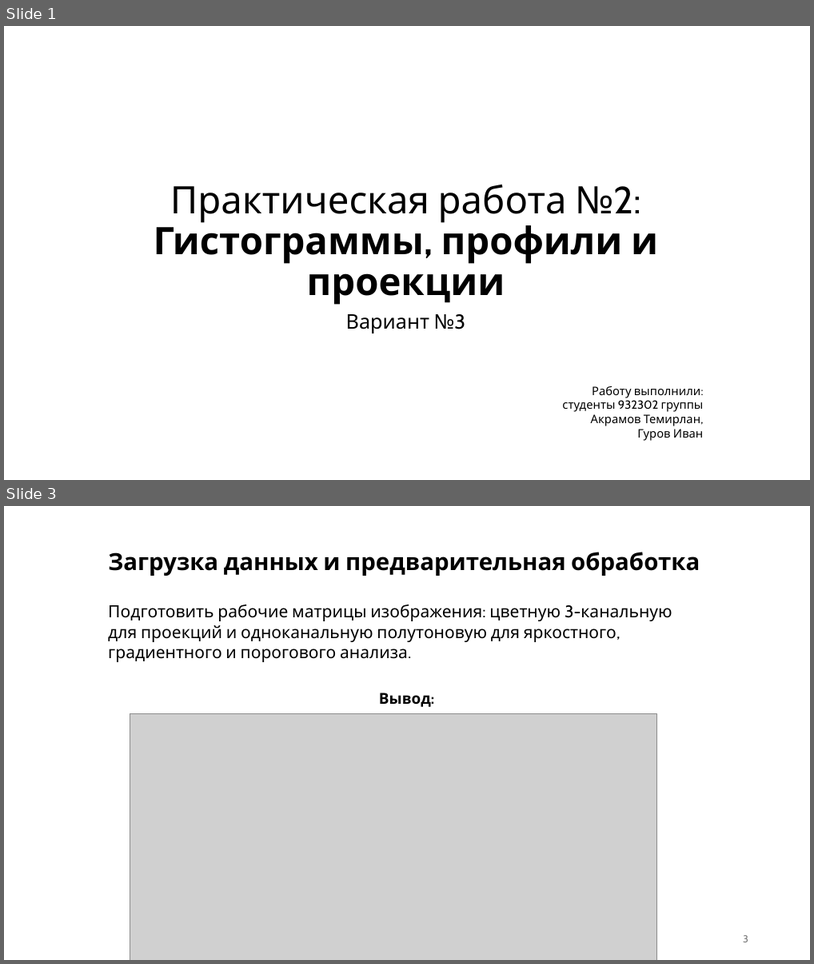
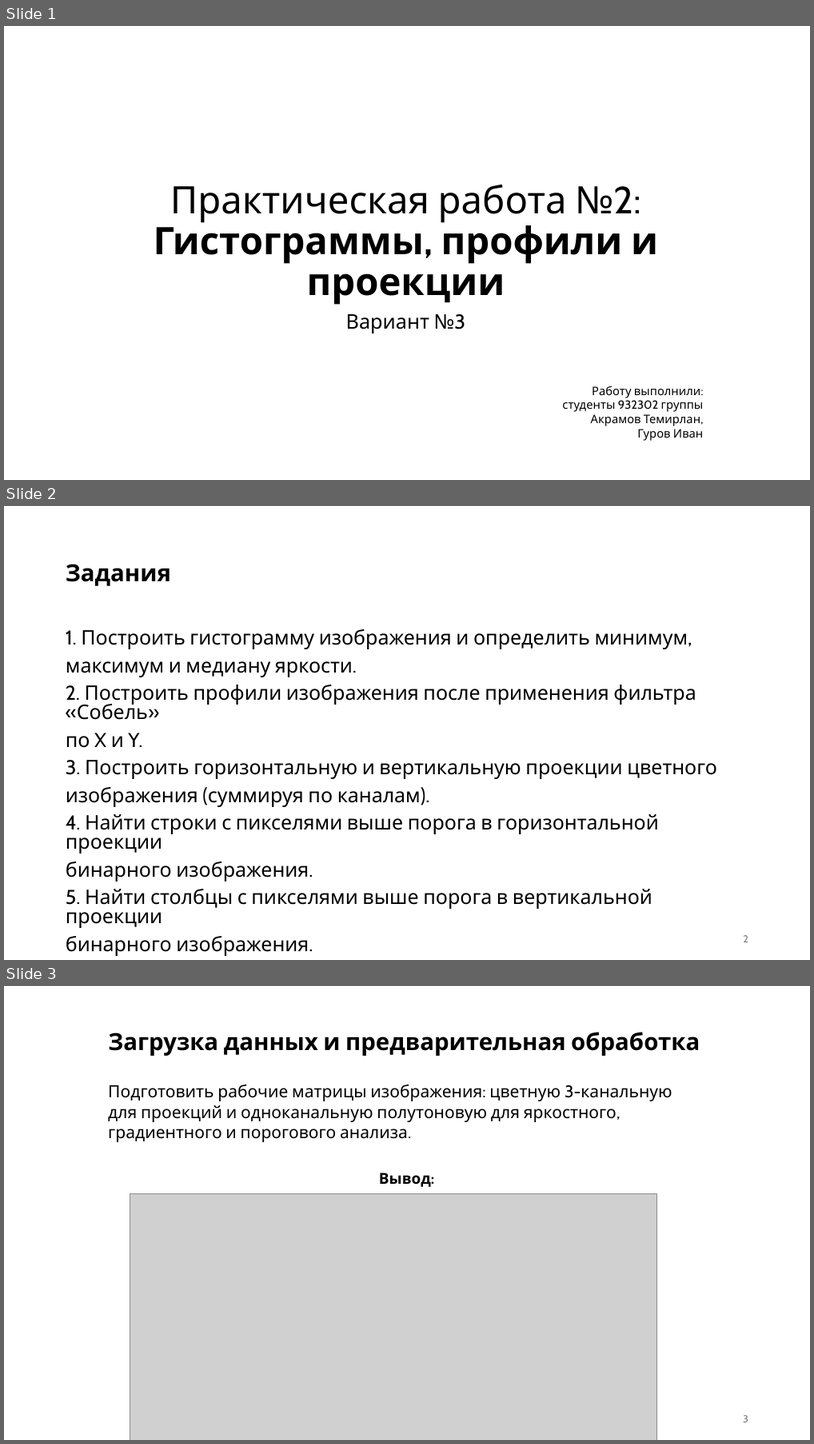
Before and after one commit to quistxnd/cv, a slide deck: lab2/lab2.pptx. Shown one above the other, each under a label of ours: slides 1 and 3 before the commit, slides 1, 2 and 3 after it; the slides between them are not shown. The pictures are 814x964 and 814x1444 pixels, drawn with LibreOffice and Linux fonts; fonts in the diff are those of the drawing; grey boxes stand for pictures. Boxes give left, top, right and bottom in pixels: in the first picture for what was removed or moved away, otherwise in the second. Text is boxed around its words. In the diff, an @@ line names an element or a change of style, - is before the commit and + after.

```diff
--- a/lab2/lab2.pptx
+++ b/lab2/lab2.pptx
@@ slide 2 added at [4,506,810,960], background #FFFFFF @@
@@ title added at [66,564,171,586], 28 pt, text #000000, bold @@
+Задания
@@ text added at [66,629,718,928], 23.8 pt, text #000000 @@
+1. Построить гистограмму изображения и определить минимум,
+максимум и медиану яркости.
+2. Построить профили изображения после применения фильтра «Собель»
+по X и Y.
+3. Построить горизонтальную и вертикальную проекции цветного
+изображения (суммируя по каналам).
+4. Найти строки с пикселями выше порога в горизонтальной проекции
+бинарного изображения.
+5. Найти столбцы с пикселями выше порога в вертикальной проекции
+бинарного изображения.
@@ page number added at [743,935,749,942], 12 pt, text #797979 @@
+2
```
Also in this commit, not shown: 7 slides changed, 1 other file.
